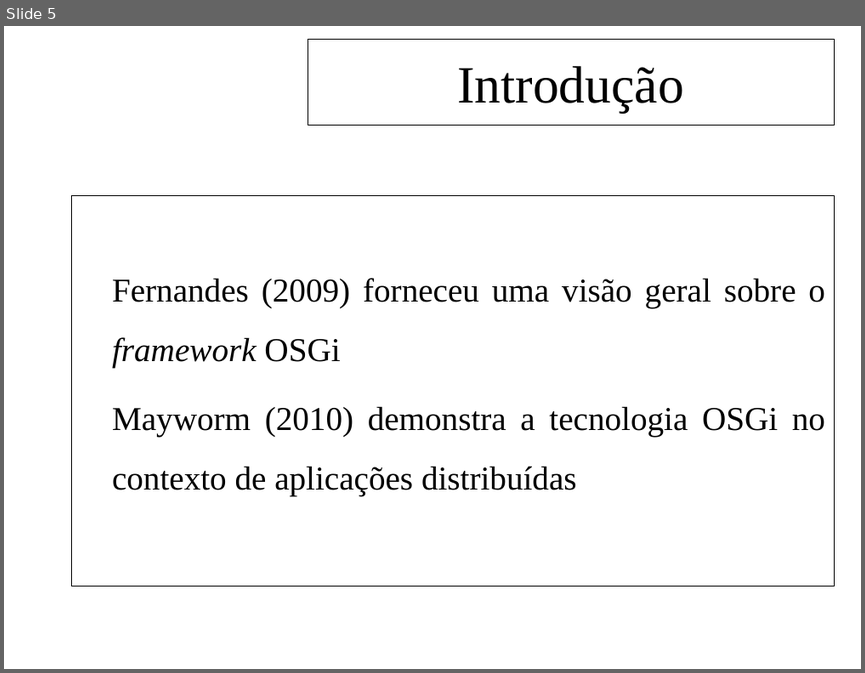
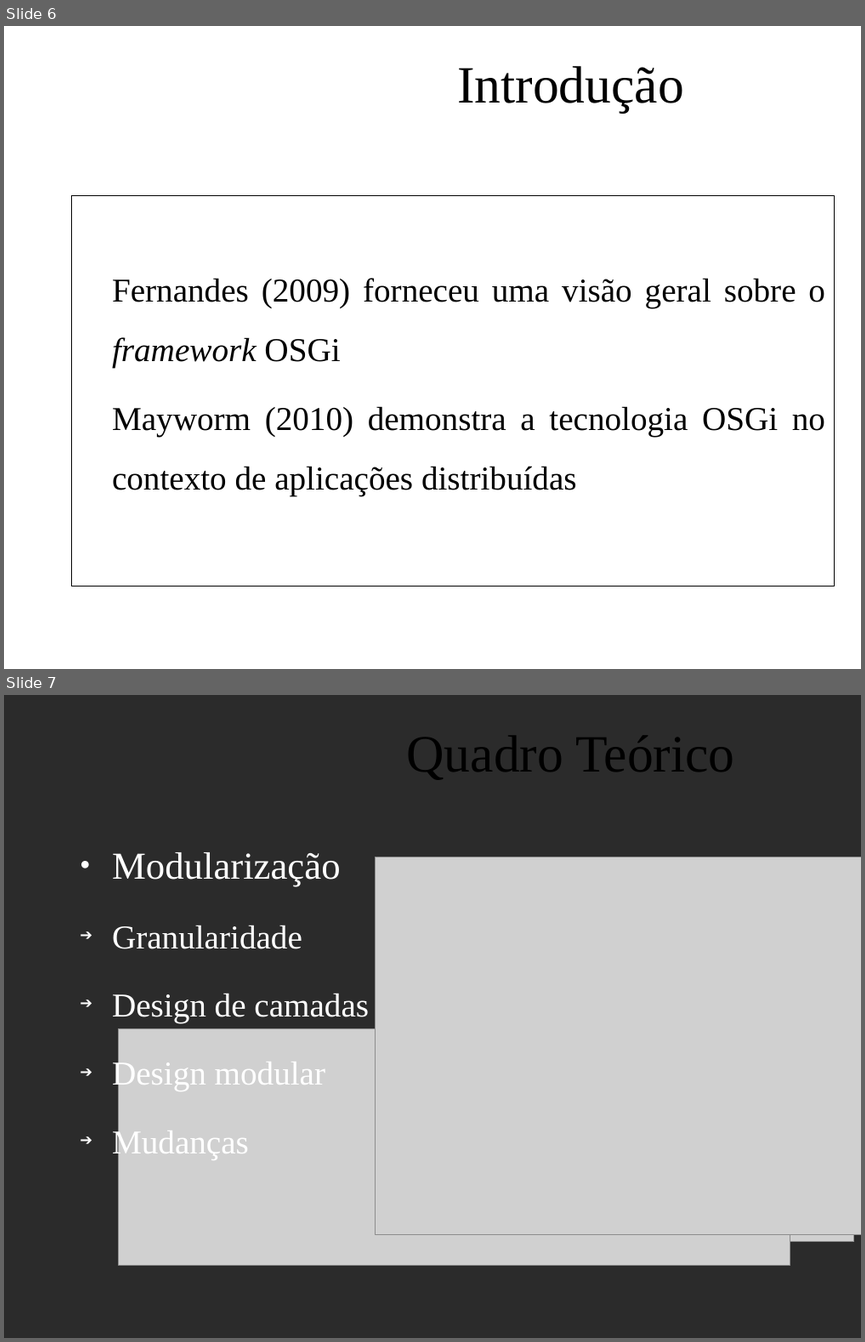
Before and after one commit to feliperodriguesprado/tcc_repository, a slide deck: documents/life_cycle/qualificacao/qualificacao_slides.odp. Shown one above the other, each under a label of ours: slide 5 before the commit, slides 6 and 7 after it. The pictures are 865x673 and 865x1342 pixels, drawn with LibreOffice and Linux fonts; fonts in the diff are those of the drawing; grey boxes stand for pictures; background and template pictures are left out; a plain dark background stands for a picture behind light text. Boxes give left, top, right and bottom in pixels: in the first picture for what was removed or moved away, otherwise in the second. Text is boxed around its words. In the diff, an @@ line names an element or a change of style, - is before the commit and + after.

```diff
--- a/documents/life_cycle/qualificacao/qualificacao_slides.odp
+++ b/documents/life_cycle/qualificacao/qualificacao_slides.odp
@@ slide 7 added at [4, 695, 861, 1338], background picture (left out) @@
@@ title added at [407, 736, 735, 780], 44 pt, text #000000 @@
+Quadro Teórico
@@ text added at [112, 852, 369, 1159], 28 pt, text #FFFFFF @@
+● Modularização
+  ➔ Granularidade
+  ➔ Design de camadas
+  ➔ Design modular
+  ➔ Mudanças
@@ picture added at [375, 857, 861, 1235] @@
@@ picture added at [409, 857, 854, 1242] @@
@@ picture added at [119, 1029, 789, 1265] @@
@@ what was slide 5 is now slide 6 @@
@@ slide 6 changed as well @@
@@ title "Introdução": place and size @@
-title "Introdução" at [307, 40, 834, 125]
+title "Introdução" at [457, 66, 684, 113]
@@ title "Introdução" at [457, 66, 684, 113]: outline #000000 0.74 pt to none @@
```
Also in this commit, not shown: 15 other slides changed, 1 slide removed, 1 other file.
